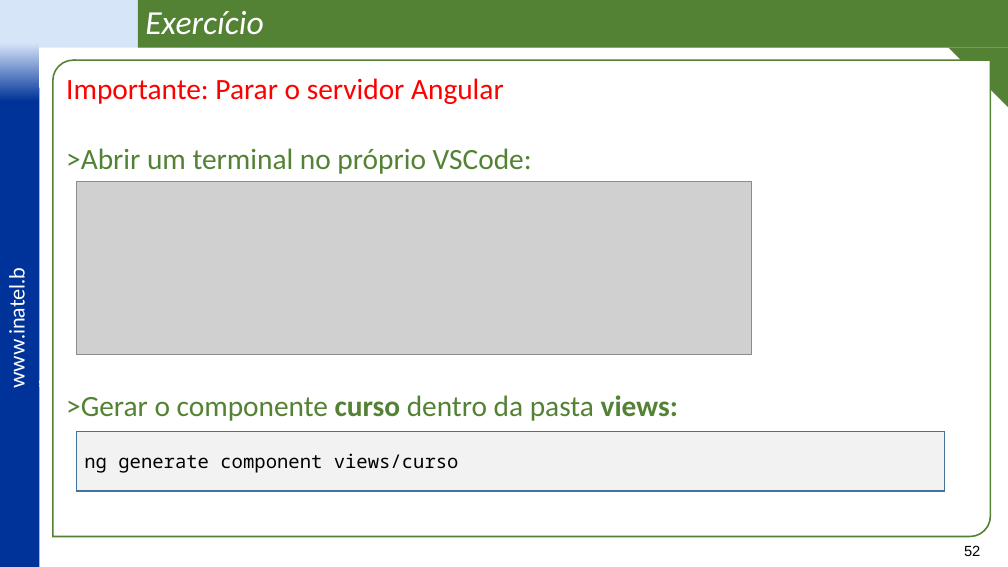
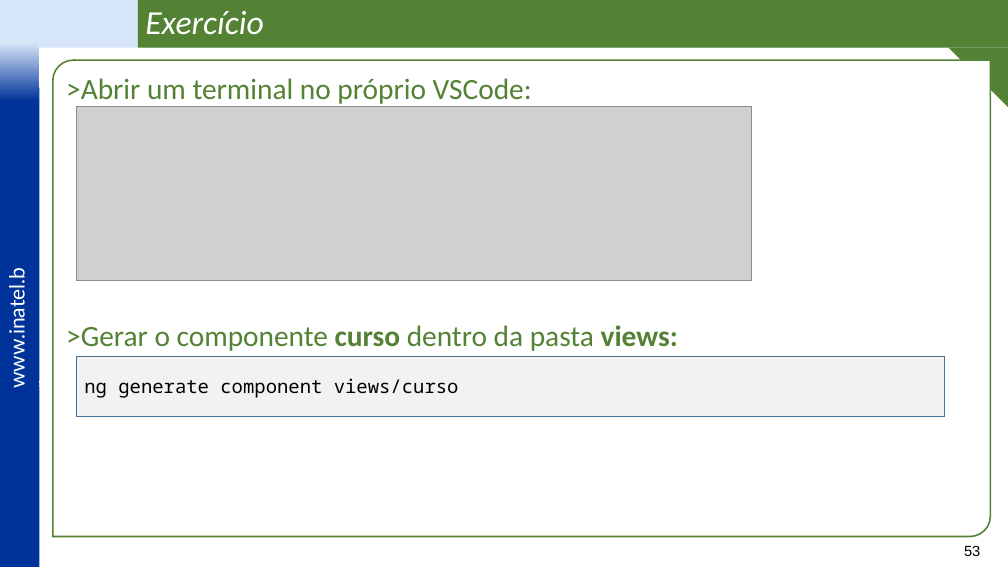
Before and after one commit to vitor-figueiredo/Lab_Angular, a slide deck: slide 53 of _docs/Lab_Angular - Frontend com Angular -v3.pptx (slide 52 before the commit). Drawn at 1008x567 pixels with LibreOffice and Linux fonts; fonts in the diff are those of the drawing; grey boxes stand for pictures; background and template pictures are left out. Boxes give left, top, right and bottom in pixels: in the first picture for what was removed or moved away, otherwise in the second. Text is boxed around its words. In the diff, an @@ line names an element or a change of style, - is before the commit and + after.

```diff
--- a/_docs/Lab_Angular - Frontend com Angular -v3.pptx
+++ b/_docs/Lab_Angular - Frontend com Angular -v3.pptx
@@ text in round diag rect at [66, 78, 504, 104]: paragraph removed @@
-Importante: Parar o servidor Angular
@@ picture: place and size @@
-picture at [77, 181, 752, 355]
+picture at [77, 107, 752, 280]
@@ rectangle "ng generate component views/curso": place and size @@
-rectangle "ng generate component views/curso" at [77, 432, 945, 492]
+rectangle "ng generate component views/curso" at [77, 357, 945, 417]
@@ page number at [964, 545, 980, 556]: text changed @@
-52
+53
```
Also in this commit, not shown: 13 other slides changed, 26 slides added, 2 slides removed, 31 other files.
